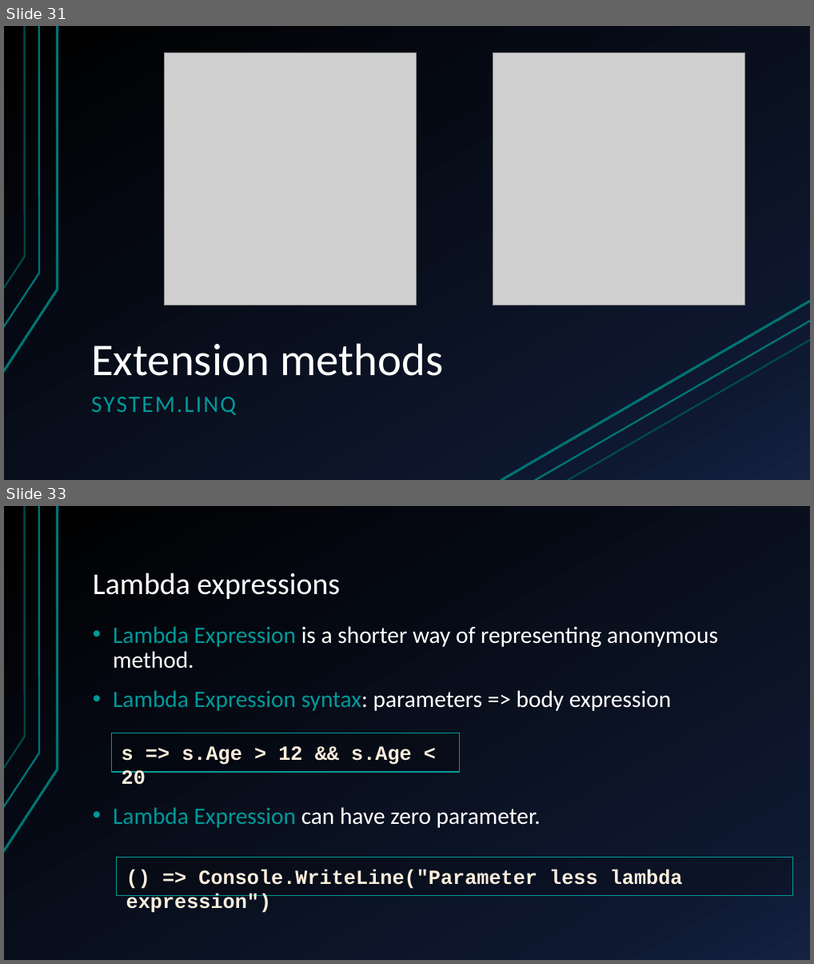
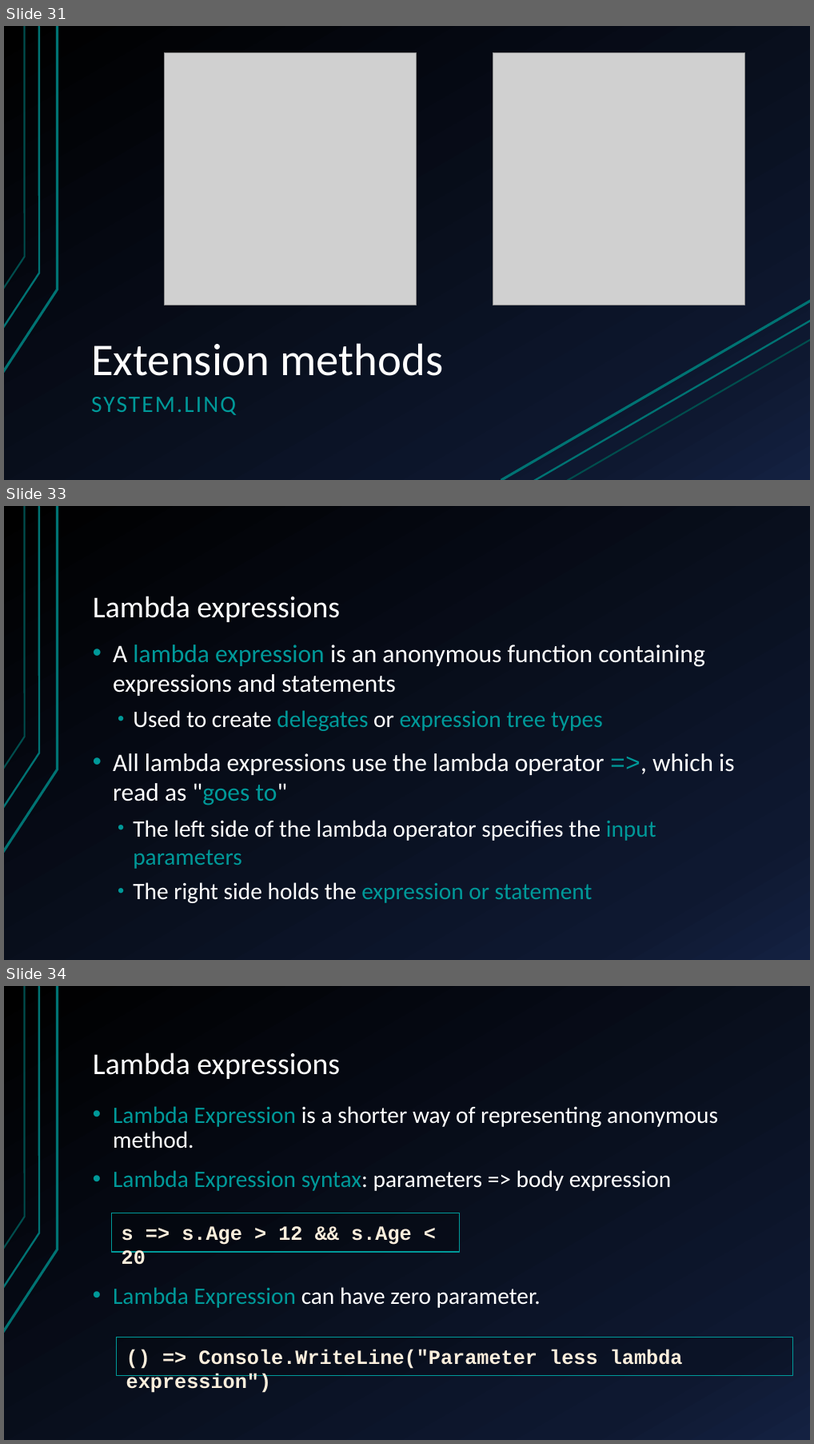
Before and after one commit to didox2/NbuProgrammingInDotNet, a slide deck: Presentations/5. Advanced C#/AdvancedTopics.pptx. Shown one above the other, each under a label of ours: slides 31 and 33 before the commit, slides 31, 33 and 34 after it; the slides between them are not shown. The pictures are 814x964 and 814x1444 pixels, drawn with LibreOffice and Linux fonts; fonts in the diff are those of the drawing; grey boxes stand for pictures. Boxes give left, top, right and bottom in pixels: in the first picture for what was removed or moved away, otherwise in the second. Text is boxed around its words. In the diff, an @@ line names an element or a change of style, - is before the commit and + after.

```diff
--- a/Presentations/5. Advanced C#/AdvancedTopics.pptx
+++ b/Presentations/5. Advanced C#/AdvancedTopics.pptx
@@ slide 33 added at [4,506,810,960], background gradient #000000 to #0F1931 to #142242; not listed: 3 template elements that a slide beside it also shows @@
@@ title added at [93,596,340,622], 36 pt, text #FFFFFF @@
+Lambda expressions
@@ text added at [113,644,735,903], 28 pt, text #FFFFFF @@
+• A lambda expression is an anonymous function containing expressions and statements
+  • Used to create delegates or expression tree types
+• All lambda expressions use the lambda operator =>, which is read as "goes to"
+  • The left side of the lambda operator specifies the input parameters
+  • The right side holds the expression or statement
@@ what was slide 33 is now slide 34 @@
```
Also in this commit, not shown: 1 slide changed, 6 other slides added, 1 other file.
